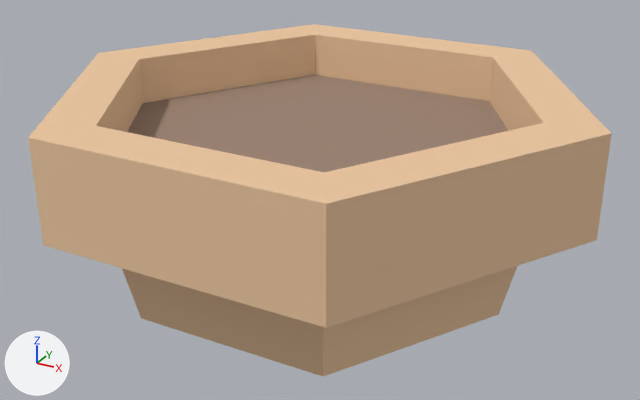
The glTF model example_game/world/props/pot.prop/model.glb as it was, and as the next commit left it.
Both versions are drawn from a 50 mm lens placed at (1.019, -1.846, 1.102), pointed at (0.012, -0.015, 0.187). Every picture has the same lights, and +X, +Y and +Z are marked at lower left. The older version comes first. Vertices at exactly the same position are counted once.

The first picture shows 'model'.
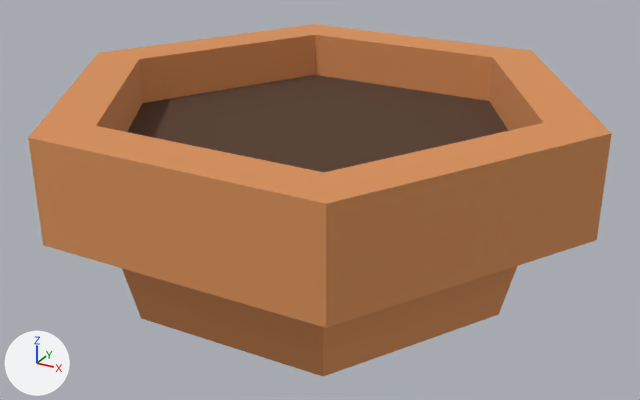
Edits to the bpy script that builds the scene:
```text
Change me_model:
    where me_model.from_pydata(...)  # 36 vertices, 68 faces; spans x -0.704..0.704, y -0.61..0.61, z -0.02..0.48
    used by ob_model
    me_model part 1: 68 faces centred in x -0.587..0.587, y -0.61..0.61, z -0.02..0.48 are repainted in the vertex colours; the middle colour goes from beige #edc7a0 to orange #d9915a
```

Location of each change, [x1, y1, x2, y2] in pixels of the pictures (640 x 400 px):
part 1 of me_model, recoloured (beige to orange): [28, 24, 612, 376] in both
